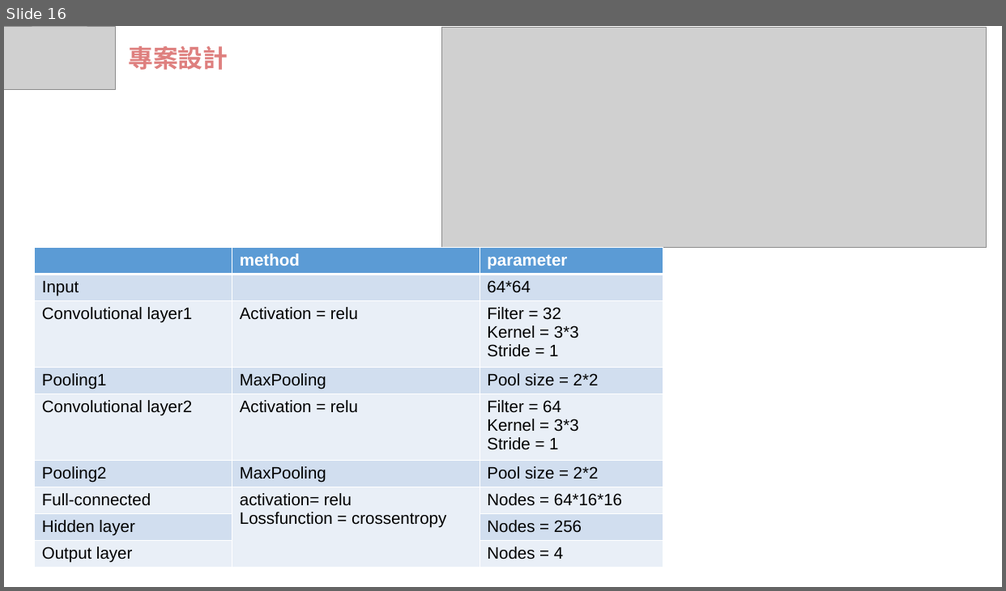
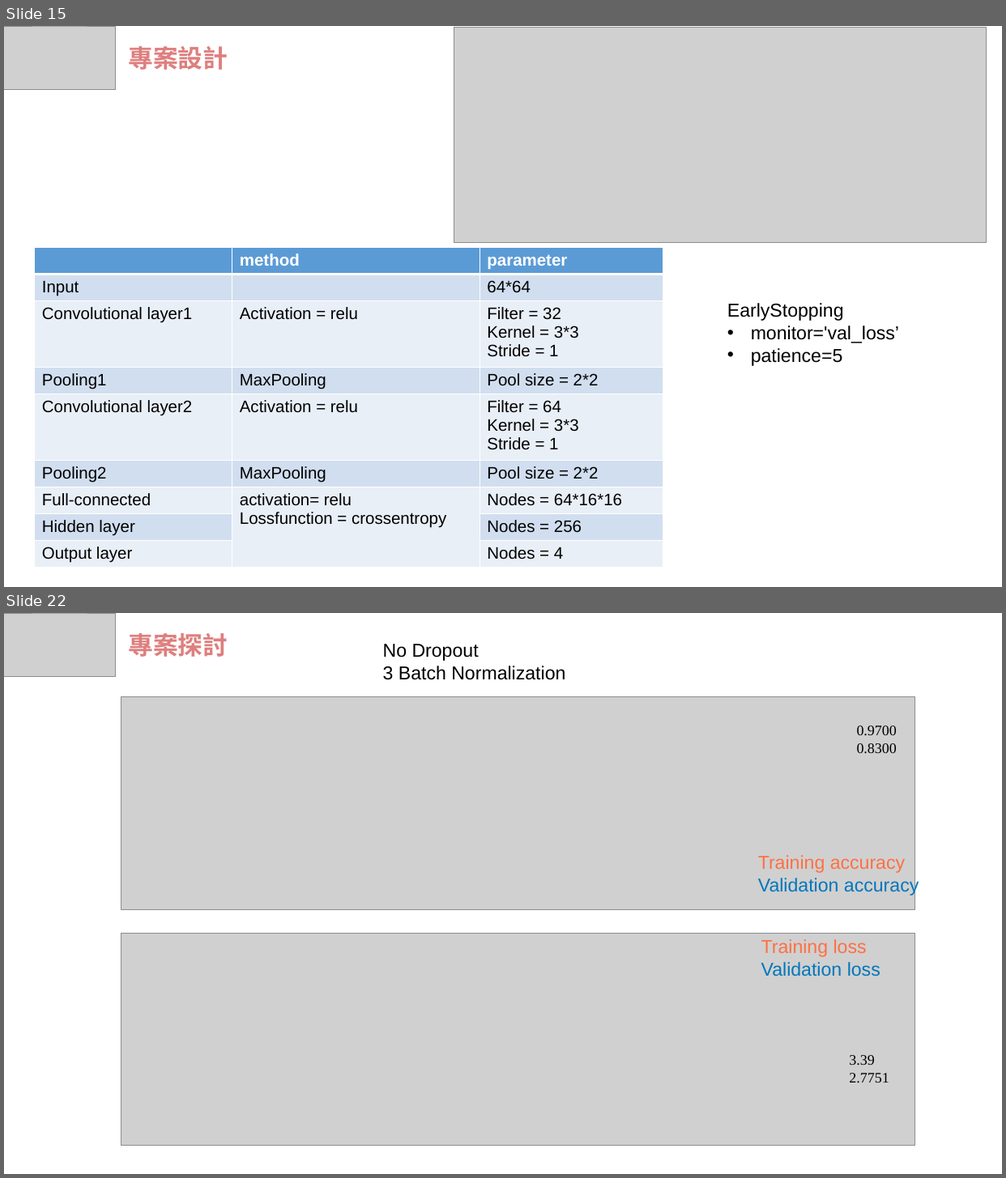
Before and after one commit to wasteee/Embedded-Image-Processing-final, a slide deck: IP_FRS.pptx. Shown one above the other, each under a label of ours: slide 16 before the commit, slides 15 and 22 after it; the slides between them are not shown. The pictures are 1006x591 and 1006x1178 pixels, drawn with LibreOffice and Linux fonts; fonts in the diff are those of the drawing; grey boxes stand for pictures. Boxes give left, top, right and bottom in pixels: in the first picture for what was removed or moved away, otherwise in the second. Text is boxed around its words. In the diff, an @@ line names an element or a change of style, - is before the commit and + after.

```diff
--- a/IP_FRS.pptx
+++ b/IP_FRS.pptx
@@ slide 22 added at [4,613,1002,1174], background #FFFFFF @@
@@ picture added at [4,613,116,677] @@
@@ text added at [128,633,228,657], 24 pt, text #DE7F7E, bold @@
+專案探討
@@ text added at [383,644,565,680], 18 pt, text #000000 @@
+No Dropout
+3 Batch Normalization
@@ picture added at [121,697,916,910] @@
@@ text added at [857,726,897,754], 14 pt, text #000000 @@
+0.9700
+0.8300
@@ text added at [758,855,918,896], 18 pt, text #0077BB @@
+Training accuracy
+Validation accuracy
@@ picture added at [121,934,916,1146] @@
@@ text added at [761,939,880,977], 18 pt, text #0077BB @@
+Training loss
+Validation loss
@@ text added at [849,1055,889,1084], 14 pt, text #000000 @@
+3.39
+2.7751
@@ what was slide 16 is now slide 15 @@
@@ slide 15 changed as well @@
@@ picture: place and size @@
-picture at [442,27,987,248]
+picture at [454,27,987,242]
@@ text added at [727,303,899,366], 18 pt, text #000000 @@
+EarlyStopping
+• monitor='val_loss’
+• patience=5
```
Also in this commit, not shown: 8 other slides changed, 9 other slides added, 1 slide removed.
